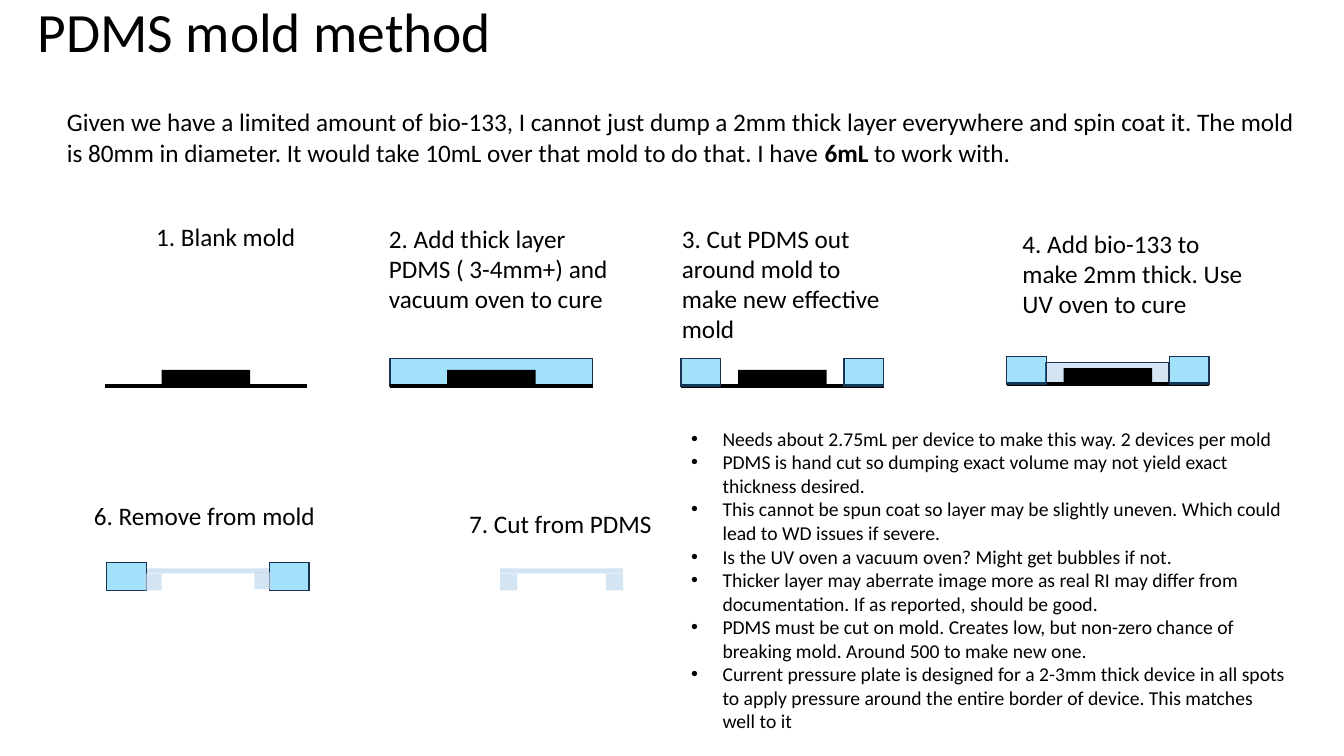
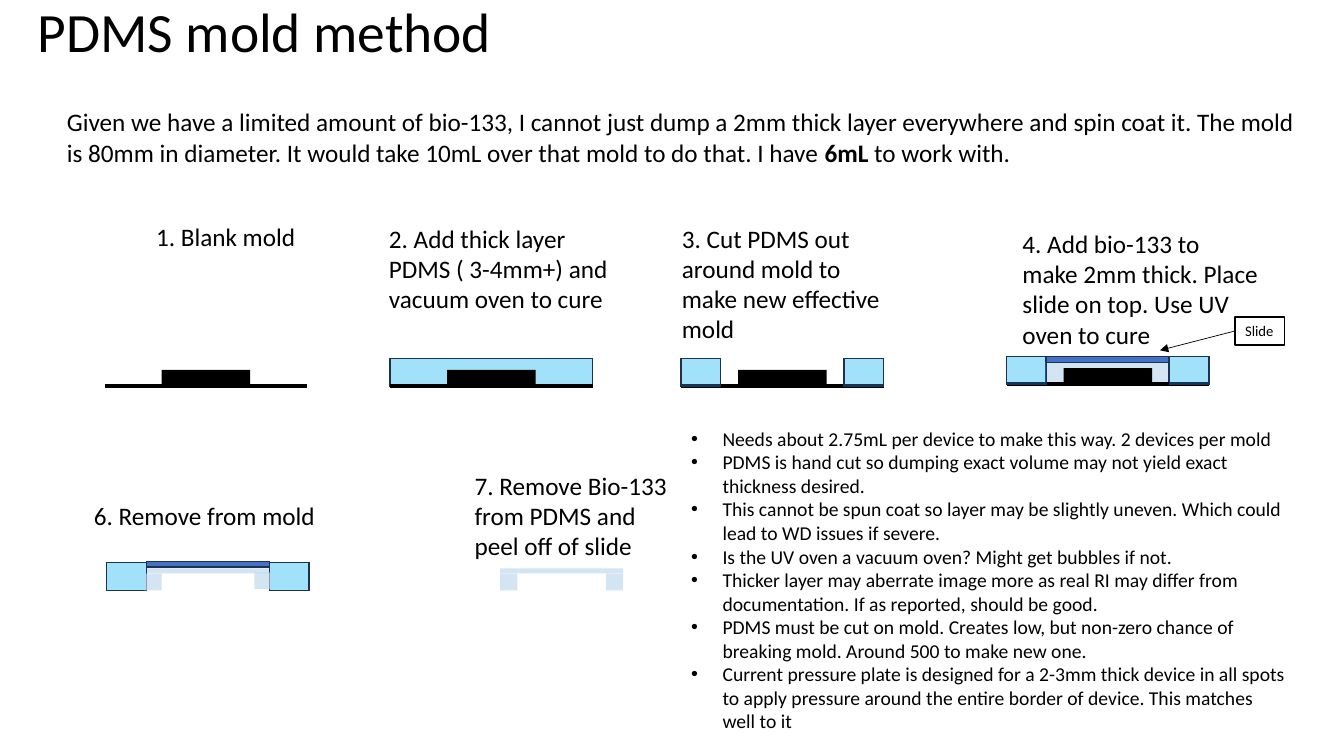
Before and after one commit to mdanderson03/SpectrePlex, a slide deck: slide 5 of Presentation/bio133 device design.pptx. Drawn at 1344x756 pixels with LibreOffice and Linux fonts; fonts in the diff are those of the drawing. Boxes give left, top, right and bottom in pixels: in the first picture for what was removed or moved away, otherwise in the second. Text is boxed around its words. In the diff, an @@ line names an element or a change of style, - is before the commit and + after.

```diff
--- a/Presentation/bio133 device design.pptx
+++ b/Presentation/bio133 device design.pptx
@@ text at <box>1022,235,1258,344</box>: text changed @@
-4. Add bio-133 to make 2mm thick. Use UV oven to cure
+4. Add bio-133 to make 2mm thick. Place slide on top. Use UV oven to cure
@@ rectangle added at <box>1235,317,1285,345</box>, outline #000000 1 pt, 10.5 pt, text #000000 @@
+Slide
@@ rectangle added at <box>1047,357,1170,363</box>, fill #4472C4, outline #1E3256 1 pt @@
@@ arrow added from (1235, 331) to (1160, 351), #000000 0.5 pt @@
@@ text at <box>475,477,667,559</box>: text changed @@
-7. Cut from PDMS
+7. Remove Bio-133 from PDMS and peel off of slide
@@ rectangle added at <box>146,562,269,568</box>, fill #4472C4, outline #1E3256 1 pt @@
```
Also in this commit, not shown: 3 other files.
